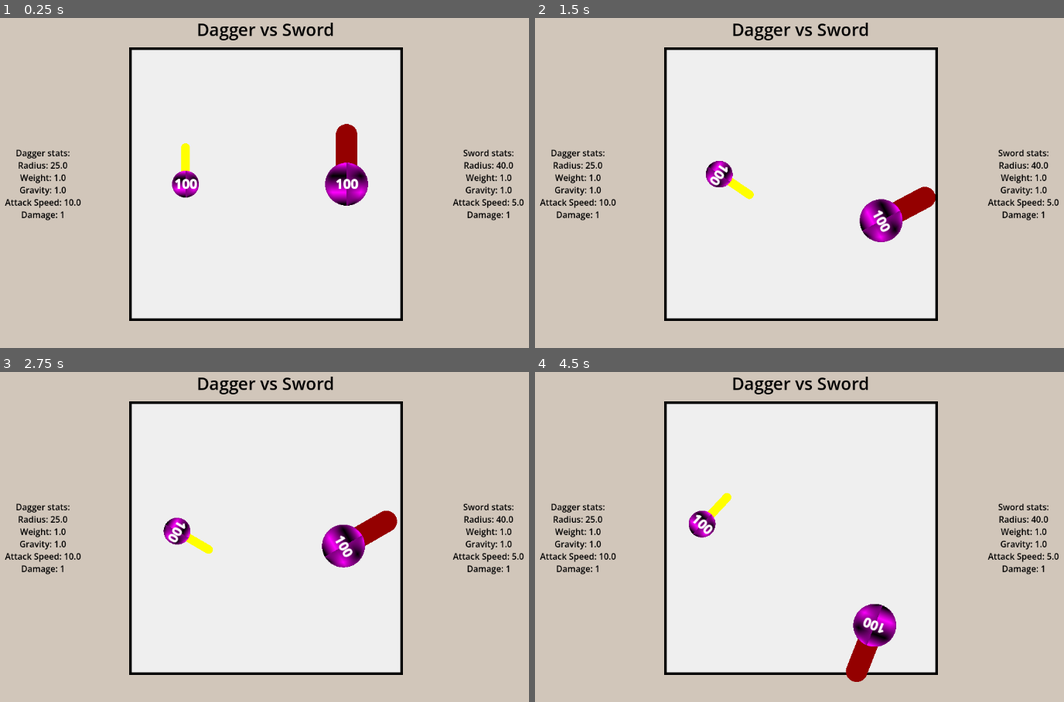
Above: before the commit, frames 1-4 (two rows, left to right).
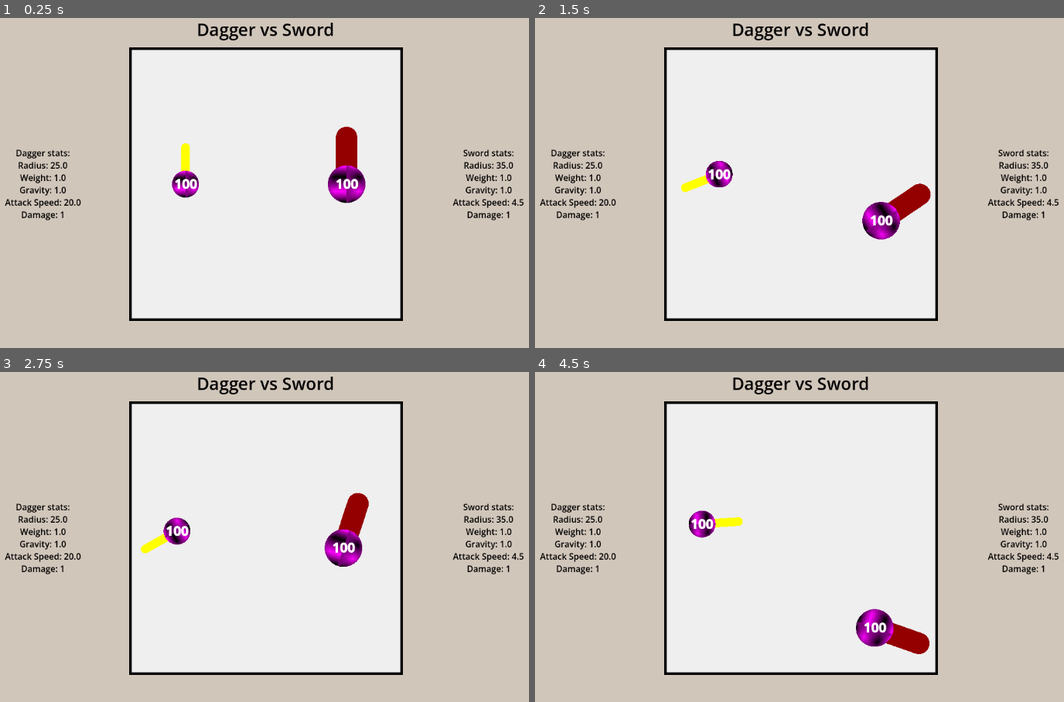
Above: after the commit, the same moments.

Repository: Arithmos-101/earclacks-copy
Game: Godot game, scene res://main.tscn
Two runs of this game, one before a commit and one after it. Both use one fixed random seed, a clock stepped at 60 frames per second and the inputs below.
Inputs (mouse positions are in pixels of both pictures, inside the frame that each line leads up to):
- Up to frame 1 (0.25 s): no input
- Up to frame 2 (1.5 s): tap Enter at 0.5 s; drag from (577, 183) to (720, 169) at 0.52 s; tap Space (space) at 1.25 s; drag from (1021, 183) to (720, 183) at 1.27 s
- Up to frame 3 (2.75 s): move the mouse to (327, 461) at 2.02 s; hold D from 2.03 s (still down); tap Delete at 2.1 s
- Up to frame 4 (4.5 s): release D at 2.75 s; drag from (767, 606) to (720, 537) at 2.77 s; move the mouse to (984, 589) at 3.52 s; hold A 3.53-4.25 s; tap Enter at 3.6 s; drag from (614, 487) to (889, 576) at 4.27 s

The runs differ from the first frame. In frame 1, 0.5% of the frame differs, in the area x 12-99%, y 32-57%; in frame 2, 1.4%; in frame 3, 2.2%; in frame 4, 2.3%, in the area x 12-99%, y 36-94%.

Commit message:
Balancing

Diff:
--- a/Clack Ball/Clack Ball Data/dagger_ball_data.tres
+++ b/Clack Ball/Clack Ball Data/dagger_ball_data.tres
@@ -8,5 +8,5 @@
 name = "Dagger"
 ball_radius = 25.0
 weapon = ExtResource("2_5hj4o")
-attack_speed = 10.0
+attack_speed = 20.0
 metadata/_custom_type_script = "uid://dauvgqwgh8xq"
--- a/Clack Ball/Clack Ball Data/sword_ball_data.tres
+++ b/Clack Ball/Clack Ball Data/sword_ball_data.tres
@@ -6,6 +6,7 @@
 [resource]
 script = ExtResource("1_3fpnb")
 name = "Sword"
-ball_radius = 40.0
+ball_radius = 35.0
 weapon = ExtResource("2_dpeup")
+attack_speed = 4.5
 metadata/_custom_type_script = "uid://dauvgqwgh8xq"
--- a/Clack Ball/clack_ball.tscn
+++ b/Clack Ball/clack_ball.tscn
@@ -5,6 +5,7 @@
 [ext_resource type="Resource" uid="uid://bsay65h0qlo45" path="res://Clack Ball/Clack Ball Data/default_ball_data.tres" id="2_yljrg"]
 [ext_resource type="Script" uid="uid://cssdo7gk4hqti" path="res://Clack Ball/clack_ball_collision.gd" id="3_an1ui"]
 [ext_resource type="Script" uid="uid://rhc5tv0s0xnj" path="res://Clack Ball/clack_ball_hurt_area.gd" id="4_74gkj"]
+[ext_resource type="Script" uid="uid://gkpqmyvd84q0" path="res://Clack Ball/health_text.gd" id="6_q8mhu"]
 
 [sub_resource type="PhysicsMaterial" id="PhysicsMaterial_an1ui"]
 friction = 0.0
@@ -55,6 +56,8 @@
 shape = SubResource("CircleShape2D_yljrg")
 
 [node name="HealthText" type="RichTextLabel" parent="." unique_id=1825784367]
+top_level = true
+z_index = 1
 anchors_preset = 8
 anchor_left = 0.5
 anchor_top = 0.5
@@ -75,6 +78,7 @@
 autowrap_mode = 0
 horizontal_alignment = 1
 vertical_alignment = 1
+script = ExtResource("6_q8mhu")
 
 [connection signal="stats_changed" from="." to="." method="_on_stats_changed"]
 [connection signal="area_entered" from="ClackBallHurtArea" to="." method="_on_clack_ball_hurt_area_area_entered"]
--- /dev/null
+++ b/Clack Ball/health_text.gd
@@ -0,0 +1,8 @@
+extends RichTextLabel
+class_name HealthLabel
+
+func _ready() -> void:
+	global_position = get_parent().global_position - size/2
+
+func _process(_delta: float) -> void:
+	global_position = get_parent().global_position - size/2
--- a/Weapons/dagger_modifier.gd
+++ b/Weapons/dagger_modifier.gd
@@ -1,4 +1,4 @@
 extends WeaponModifier
 
 func on_attack():
-	get_parent().get_parent().set_attack_speed(get_parent().get_parent().data.attack_speed+0.5)
+	get_parent().get_parent().set_attack_speed(get_parent().get_parent().data.attack_speed+2.8)
Not shown, added: Clack Ball/health_text.gd.uid
